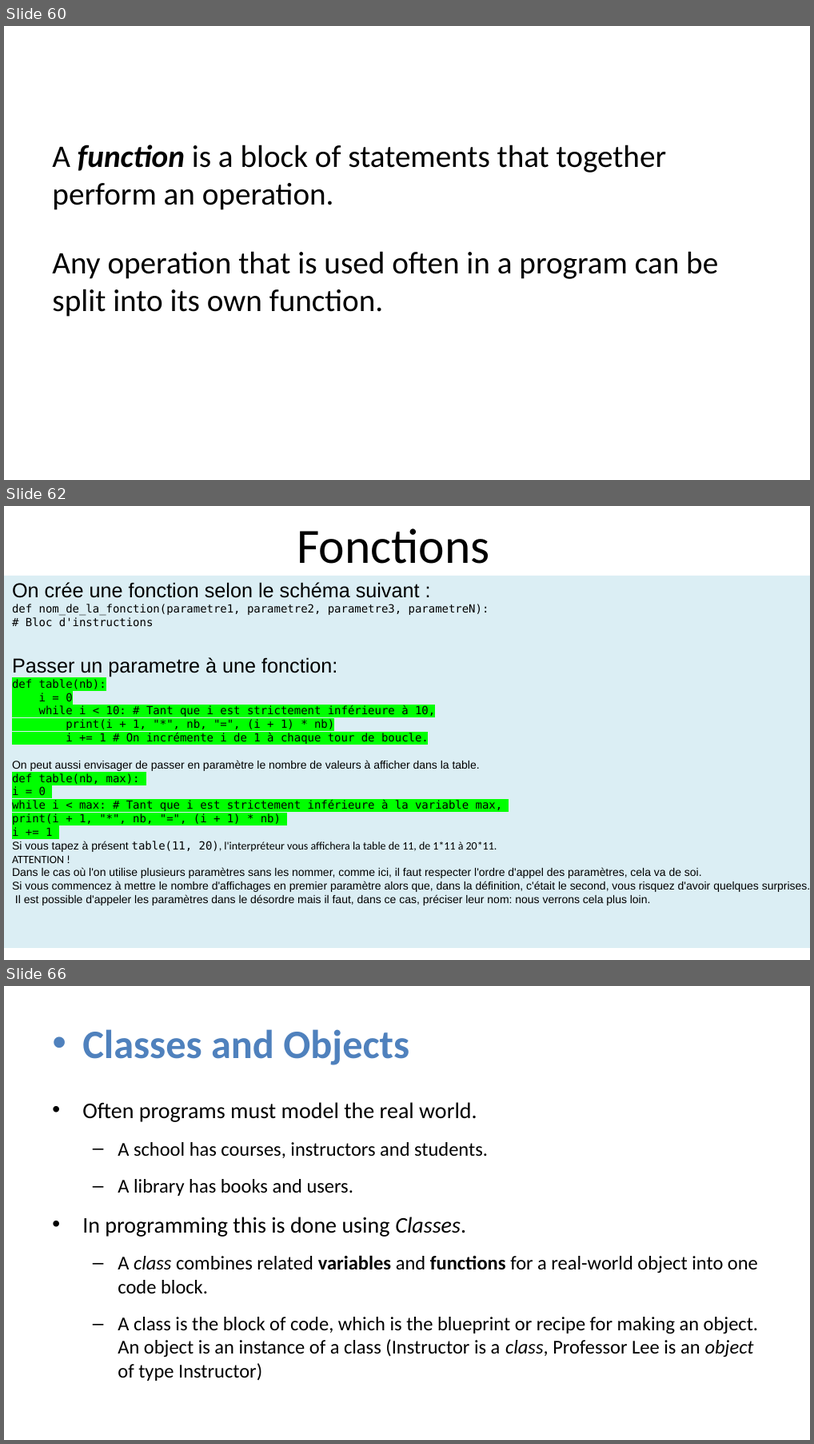
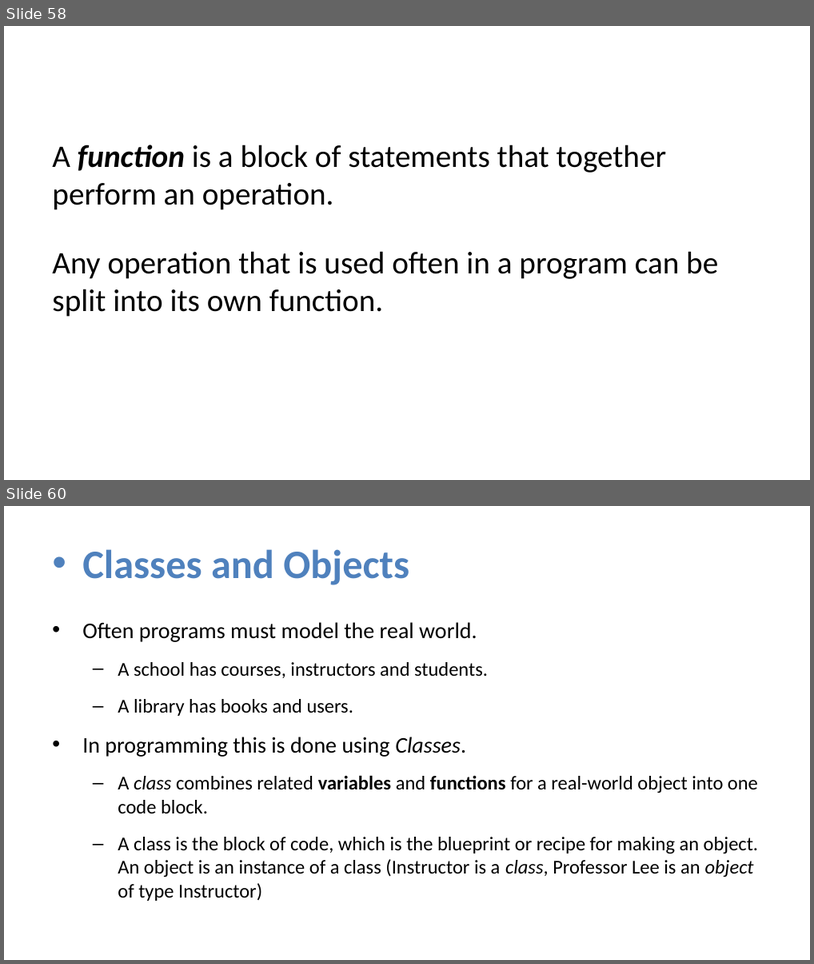
Before and after one commit to julienPalleau/Udemy, a slide deck: PythonParLaPratique 101 exercices/Python in 90 minutes [Enregistrement automatique].pptx. Shown one above the other, each under a label of ours: slides 60, 62 and 66 before the commit, slides 58 and 60 after it; the slides between them are not shown. The pictures are 814x1444 and 814x964 pixels, drawn with LibreOffice and Linux fonts; fonts in the diff are those of the drawing. Boxes give left, top, right and bottom in pixels: in the first picture for what was removed or moved away, otherwise in the second. Text is boxed around its words. In the diff, an @@ line names an element or a change of style, - is before the commit and + after.

```diff
--- a/PythonParLaPratique 101 exercices/Python in 90 minutes [Enregistrement automatique].pptx
+++ b/PythonParLaPratique 101 exercices/Python in 90 minutes [Enregistrement automatique].pptx
@@ slide 62 removed at (x1=4, y1=506, x2=810, y2=960), background #FFFFFF @@
@@ title removed at (x1=297, y1=528, x2=490, y2=564) @@
-Fonctions
@@ text removed at (x1=12, y1=582, x2=810, y2=905) @@
-On crée une fonction selon le schéma suivant :
-def nom_de_la_fonction(parametre1, parametre2, parametre3, parametreN):
-# Bloc d'instructions
-Passer un parametre à une fonction:
-def table(nb):
-i = 0
-while i < 10: # Tant que i est strictement inférieure à 10,
-print(i + 1, "*", nb, "=", (i + 1) * nb)
-i += 1 # On incrémente i de 1 à chaque tour de boucle.
-On peut aussi envisager de passer en paramètre le nombre de valeurs à afficher dans la table.
-def table(nb, max):
-i = 0
-while i < max: # Tant que i est strictement inférieure à la variable max,
-print(i + 1, "*", nb, "=", (i + 1) * nb)
-i += 1
-Si vous tapez à présent table(11, 20), l'interpréteur vous affichera la table de 11, de 1*11 à 20*11.
-ATTENTION !
-Dans le cas où l'on utilise plusieurs paramètres sans les nommer, comme ici, il faut respecter l'ordre d'appel des paramètres, cela va de soi.
-Si vous commencez à mettre le nombre d'affichages en premier paramètre alors que, dans la définition, c'était le second, vous risquez d'avoir quelques surprises.
-Il est possible d'appeler les paramètres dans le désordre mais il faut, dans ce cas, préciser leur nom: nous verrons cela plus loin.
@@ what was slide 60 is now slide 58 @@
@@ what was slide 66 is now slide 60 @@
```
Also in this commit, not shown: 2 slides changed, 1 slide added, 6 other slides removed.
